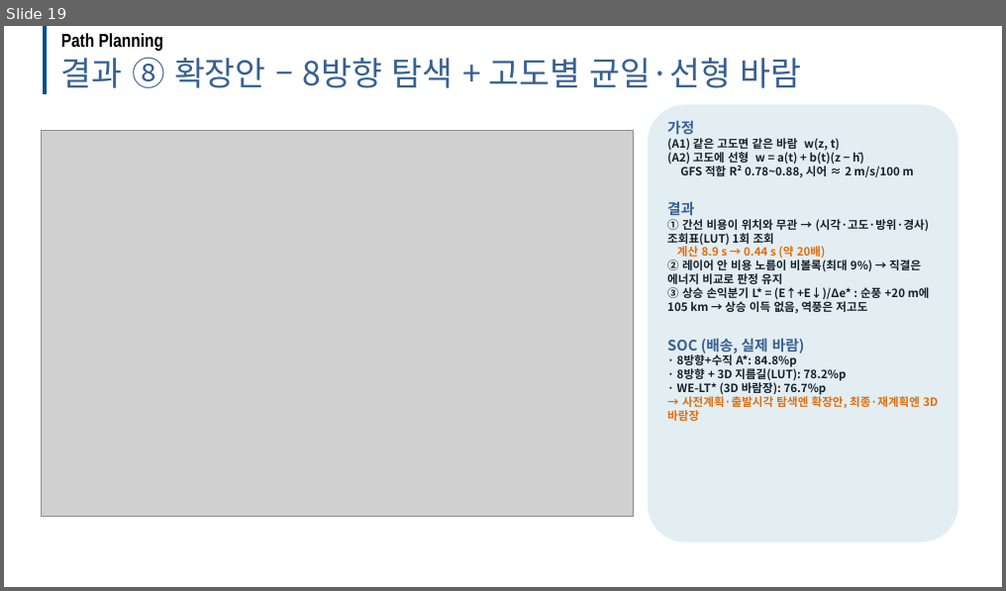
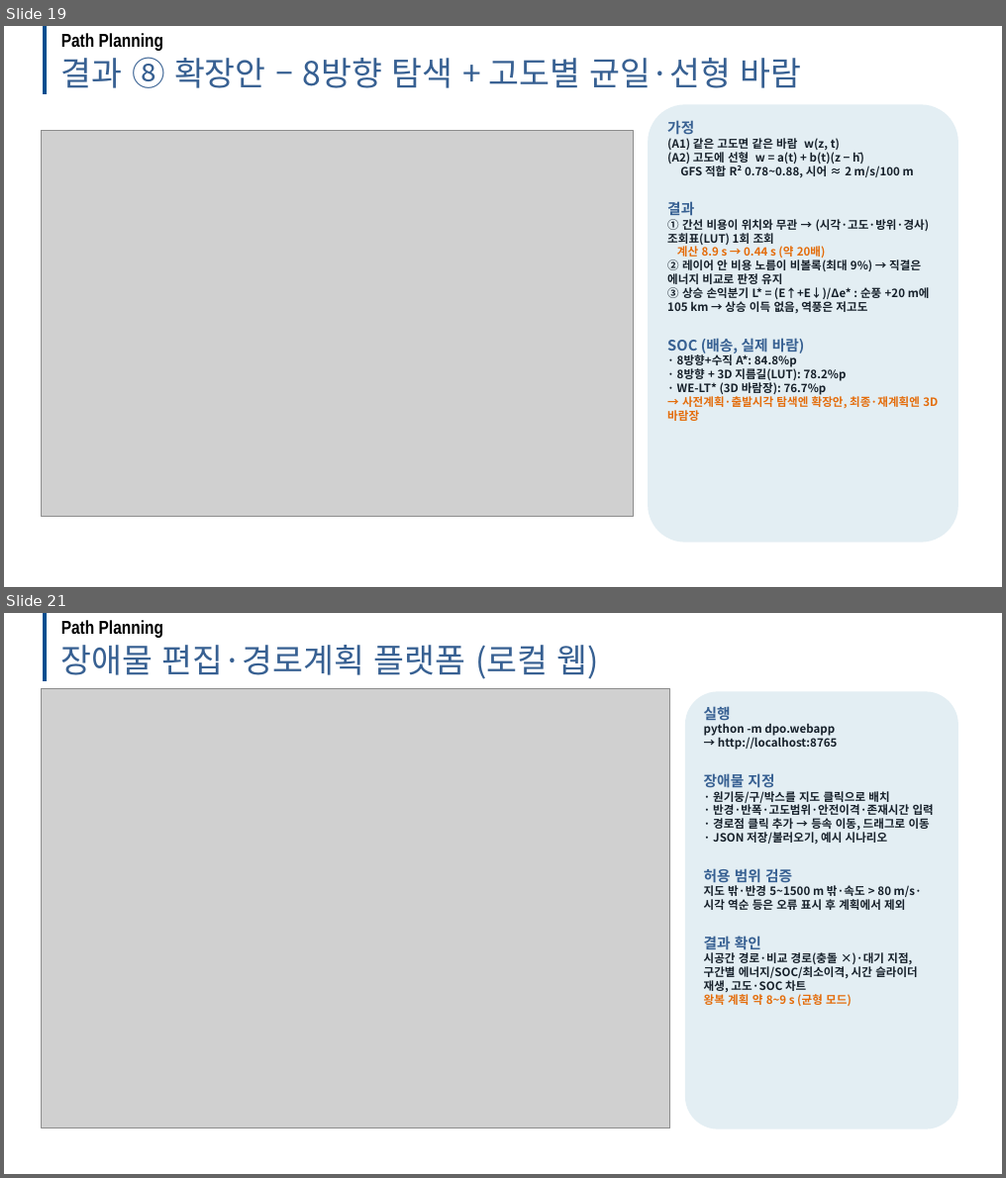
Before and after one commit to dnfl5345/Drone_path_opt, a slide deck: docs/drone_soc_path_planning_dev.pptx. Shown one above the other, each under a label of ours: slide 19 before the commit, slides 19 and 21 after it; the slides between them are not shown. The pictures are 1006x591 and 1006x1178 pixels, drawn with LibreOffice and Linux fonts; fonts in the diff are those of the drawing; grey boxes stand for pictures; background and template pictures are left out. Boxes give left, top, right and bottom in pixels: in the first picture for what was removed or moved away, otherwise in the second. Text is boxed around its words. In the diff, an @@ line names an element or a change of style, - is before the commit and + after.

```diff
--- a/docs/drone_soc_path_planning_dev.pptx
+++ b/docs/drone_soc_path_planning_dev.pptx
@@ slide 21 added at bbox=[4, 613, 1002, 1174], background #FFFFFF @@
@@ line added from (45, 613) to (45, 682), #004E8F 3.5 pt @@
@@ text added at bbox=[61, 620, 163, 638], 18 pt, text #000000, bold @@
+Path Planning
@@ text added at bbox=[61, 645, 599, 679], 32 pt, text #376092 @@
+장애물 편집·경로계획 플랫폼 (로컬 웹)
@@ picture added at bbox=[42, 688, 670, 1129] @@
@@ rounded rectangle added at bbox=[685, 691, 958, 1130], fill #E3EEF3, 11 pt, text #16202A, bold @@
+실행
+python -m dpo.webapp
+→ http://localhost:8765
+장애물 지정
+· 원기둥/구/박스를 지도 클릭으로 배치
+· 반경·반폭·고도범위·안전이격·존재시간 입력
+· 경로점 클릭 추가 → 등속 이동, 드래그로 이동
+· JSON 저장/불러오기, 예시 시나리오
+허용 범위 검증
+지도 밖·반경 5~1500 m 밖·속도 > 80 m/s·시각 역순 등은 오류 표시 후 계획에서 제외
+결과 확인
+시공간 경로·비교 경로(충돌 ×)·대기 지점, 구간별 에너지/SOC/최소이격, 시간 슬라이더 재생, 고도·SOC 차트
+왕복 계획 약 8~9 s (균형 모드)
```
Also in this commit, not shown: 1 slide changed, 1 other slide added, 19 other files.
